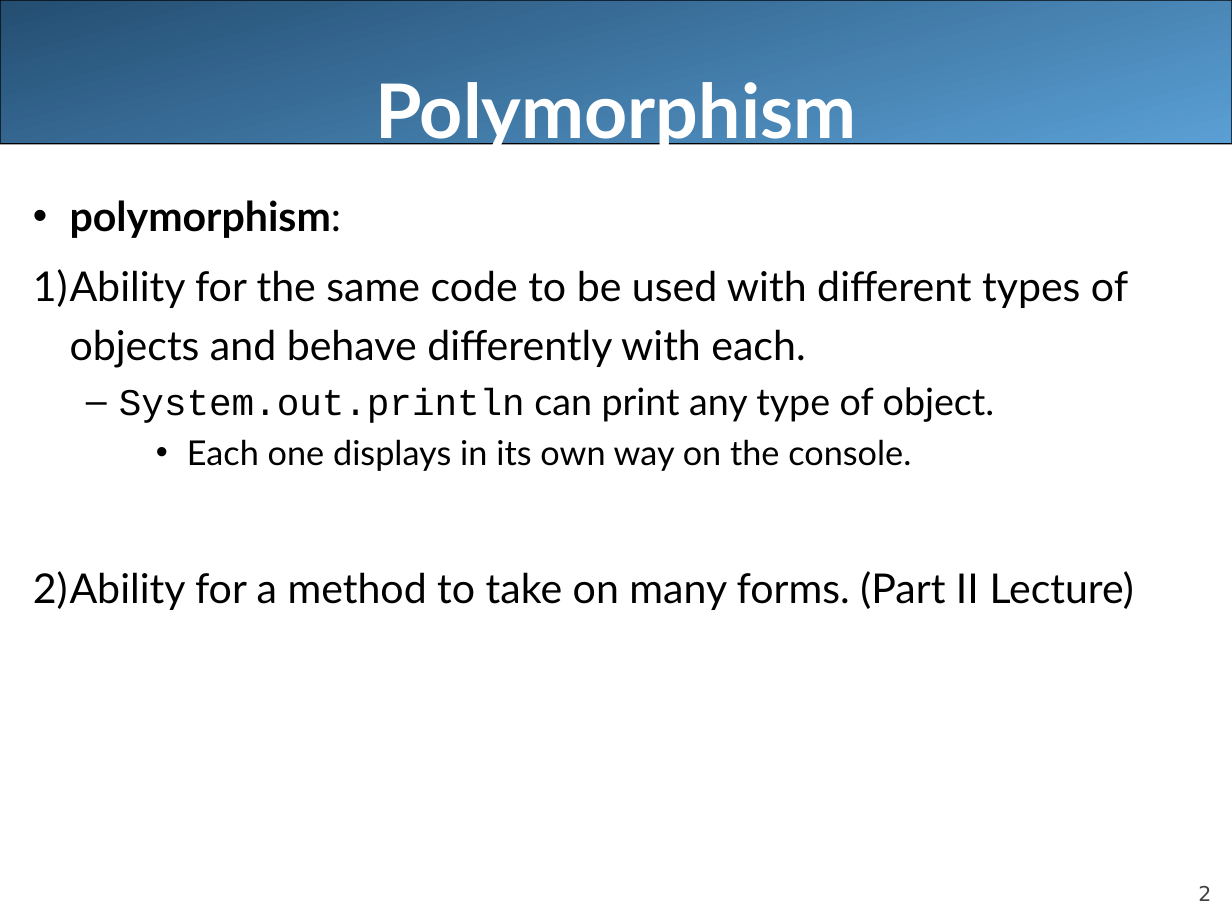
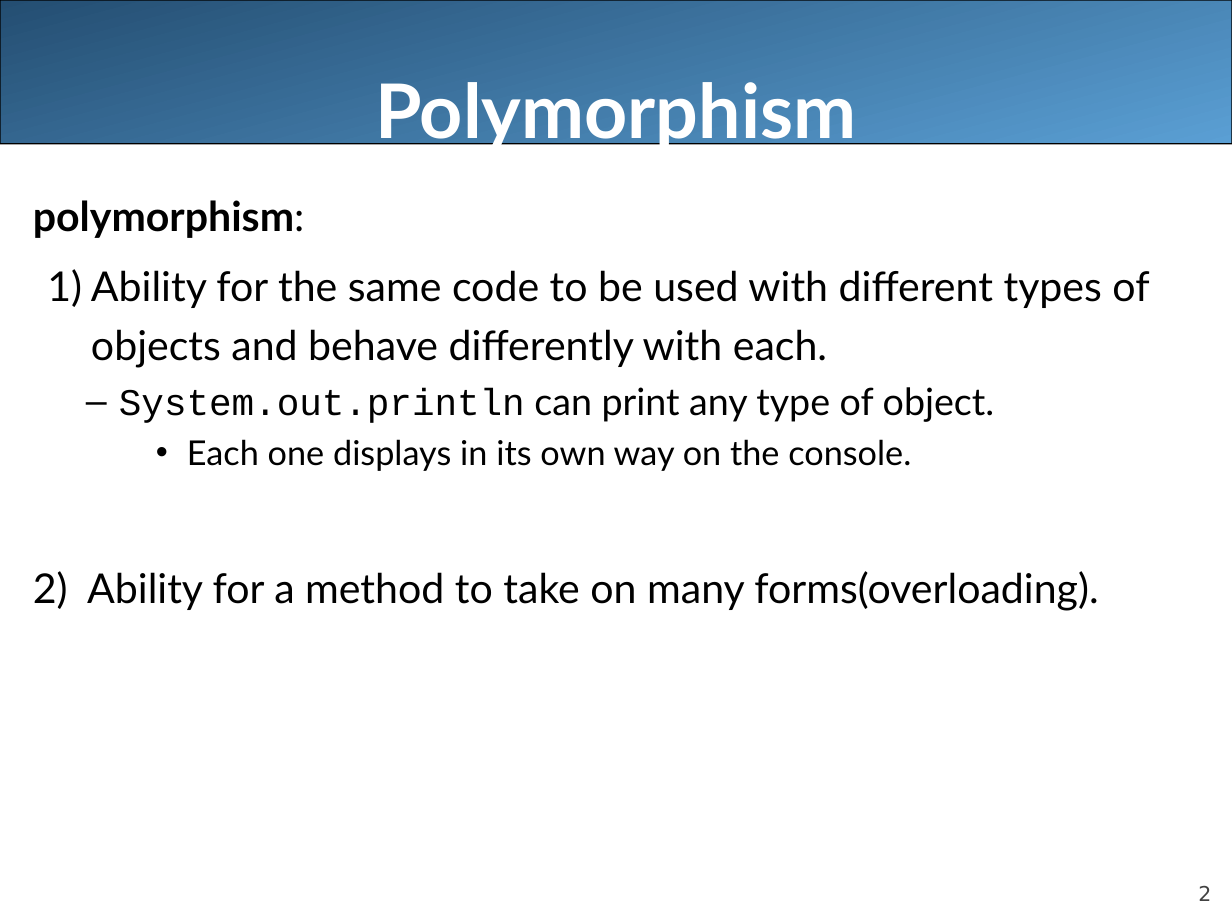
Before and after one commit to LongBaoNguyen/longbaonguyen.github.io, a slide deck: slide 2 of courses/apcsa/lecture22.ppt. Drawn at 1232x924 pixels with LibreOffice and Linux fonts; fonts in the diff are those of the drawing. Boxes give left, top, right and bottom in pixels: in the first picture for what was removed or moved away, otherwise in the second. Text is boxed around its words. In the diff, an @@ line names an element or a change of style, - is before the commit and + after.

```diff
--- a/courses/apcsa/lecture22.ppt
+++ b/courses/apcsa/lecture22.ppt
@@ text at <box>33,200,1149,368</box>: bullet • to none; indent changed @@
@@ text at <box>33,571,1098,611</box>: text changed @@
-2) Ability for a method to take on many forms. (Part II Lecture)
+2) Ability for a method to take on many forms(overloading).
```
Also in this commit, not shown: 8 other slides changed, 17 slides added, 4 slides removed, 9 other files.
